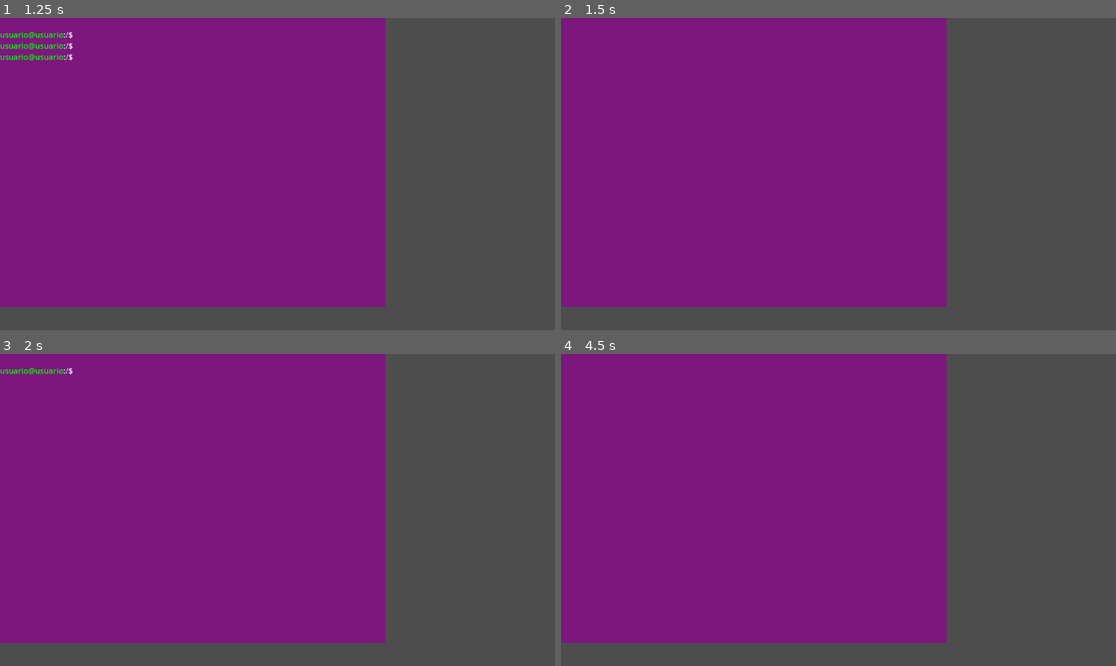
Above: before the commit, frames 1-4 (two rows, left to right).
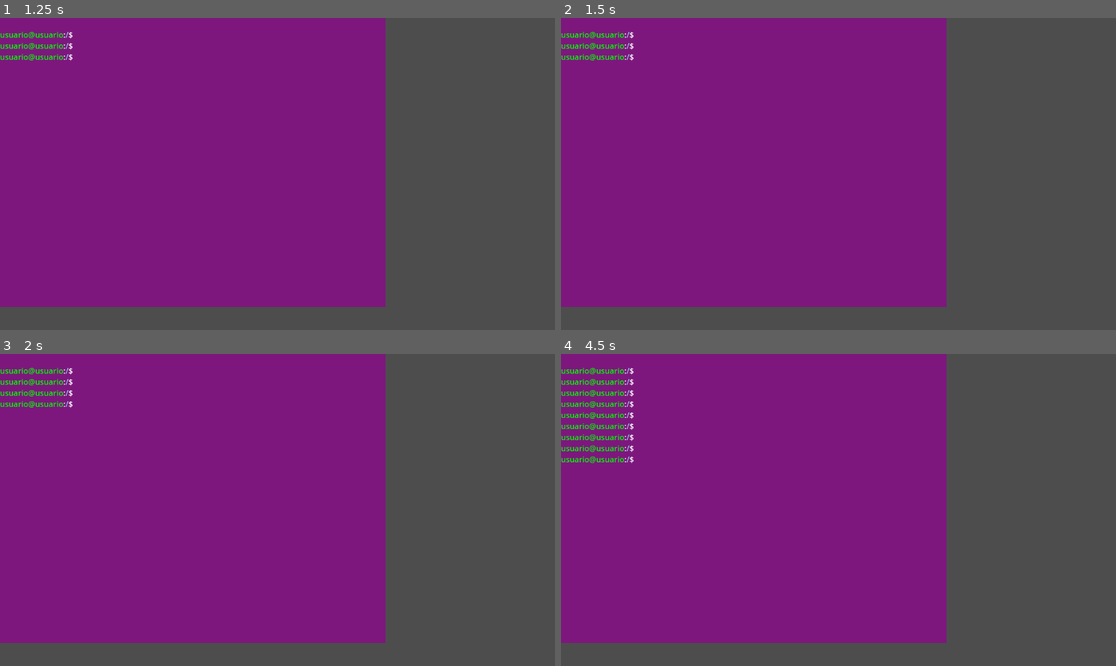
Above: after the commit, the same moments.

Repository: GuillermoAsir/juego_tfg
Game: Godot game, scene res://game.tscn
Two runs of this game, one before a commit and one after it. Both use one fixed random seed, a clock stepped at 60 frames per second and the inputs below.
Inputs:
- Up to frame 1 (1.25 s): tap Enter at 0.5, 0.6 s; tap Backspace at 0.8 s
- Up to frame 2 (1.5 s): tap Space at 1.25 s; tap Backspace at 1.35 s
- Up to frame 3 (2 s): tap Enter at 1.55 s
- Up to frame 4 (4.5 s): tap Enter at 2, 2.1, 3.05, 3.5, 3.6 s; tap Backspace at 2.3, 2.85, 3.8, 4.35 s; tap Space at 2.75, 4.25 s

Frame 1 is identical in both runs. In frame 2, 0.4% of the frame differs, in the area x 0-14%, y 4-14%; in frame 3, 0.4%; in frame 4, 1.2%, in the area x 0-14%, y 4-35%.

Commit message:
Arreglado error de borrar

Diff:
--- a/terminal.gd
+++ b/terminal.gd
@@ -14,6 +14,8 @@
 
 const USER_COLOR = "[color=green]usuario@usuario[/color]"
 const PROMPT_BASE = "$"
+var prompt_text = ""
+var history_text = ""  # Variable para almacenar todo el texto de la consola
 
 func _ready():
 	history.bbcode_enabled = true
@@ -21,7 +23,15 @@
 	mision2_popup.visible = false
 	init_structure()
 	show_prompt()
+
 	save_button.pressed.connect(_on_save_button_pressed)
+
+# Actualiza el prompt para no perder la visualización
+func show_prompt():
+	var path_color = "[color=skyblue]" + current_path + "[/color]"
+	prompt_text = "\n" + USER_COLOR + ":" + path_color + PROMPT_BASE + " "
+	history_text += prompt_text  # Agrega el prompt al historial de texto
+	history.text = history_text  # Actualiza el texto de la consola
 
 func init_structure():
 	if not DirAccess.dir_exists_absolute(BASE_PATH):
@@ -50,19 +60,17 @@
 
 		if event.keycode == KEY_ENTER:
 			process_command(current_command.strip_edges())
-			current_command = ""
+			current_command = ""  # Limpiamos el comando actual después de procesarlo
 		elif event.keycode == KEY_BACKSPACE:
 			if current_command.length() > 0:
+				# Borramos un carácter de current_command
 				current_command = current_command.left(current_command.length() - 1)
-				history.text = history.text.left(history.text.length() - 1)
+				# También eliminamos el último carácter del comando sin afectar el prompt
+				history.text = history_text + current_command
 		elif event.unicode > 0:
 			var char_input = char(event.unicode)
 			current_command += char_input
-			history.append_text(char_input)
-
-func show_prompt():
-	var path_color = "[color=skyblue]" + current_path + "[/color]"
-	history.append_text("\n" + USER_COLOR + ":" + path_color + PROMPT_BASE + " ")
+			history.text = history_text + current_command
 
 func get_full_path():
 	var normalized = current_path
@@ -72,6 +80,9 @@
 
 func process_command(command: String):
 	var output := ""
+
+	# <-- AÑADIDO PARA GUARDAR COMANDO EN HISTORIAL -->
+	history_text += command
 
 	if command.begins_with("cd "):
 		var target = command.substr(3).strip_edges()
@@ -173,22 +184,24 @@
 			output = "rm: no se puede eliminar '" + target + "': No existe tal archivo o directorio"
 
 	elif command == "clear":
-		history.text = ""
-		show_prompt()
+		history_text = ""  # Limpiamos todo el historial de la consola
+		show_prompt()  # Volvemos a mostrar el prompt inicial
 		return
 
 	elif command == "help":
-		output = "Comandos disponibles:\ncd [dir], ls, mkdir [nombre], touch [archivo], nano [archivo], rm [-r] [archivo/directorio], clear, help"
+		output = "Comandos disponibles:\ncd [ruta], ls, mkdir [nombre], touch [archivo], nano [archivo], rm [-r] [archivo/directorio], clear, help"
 
 	elif command == "":
 		pass
 	else:
 		output = "{command}: Comando no encontrado.".format({"command": command.split(" ")[0]})
 
+	# Agregar la salida del comando al historial **antes** de agregar el prompt para el siguiente comando
 	if output != "":
-		history.append_text("\n" + output)
-
-	show_prompt()
+		history_text += "\n" + output  # Agrega la salida del comando al historial
+		history.text = history_text  # Actualiza el texto de la consola
+
+	show_prompt()  # Muestra el prompt para el siguiente comando
 
 func _on_save_button_pressed():
 	var file = FileAccess.open(current_file_being_edited, FileAccess.WRITE)
@@ -196,5 +209,6 @@
 		file.store_string(editor.text)
 		file.close()
 		nano_panel.visible = false
-		history.append_text("\nArchivo guardado: " + current_file_being_edited)
+		history_text += "\nArchivo guardado: " + current_file_being_edited
+		history.text = history_text
 		show_prompt()
